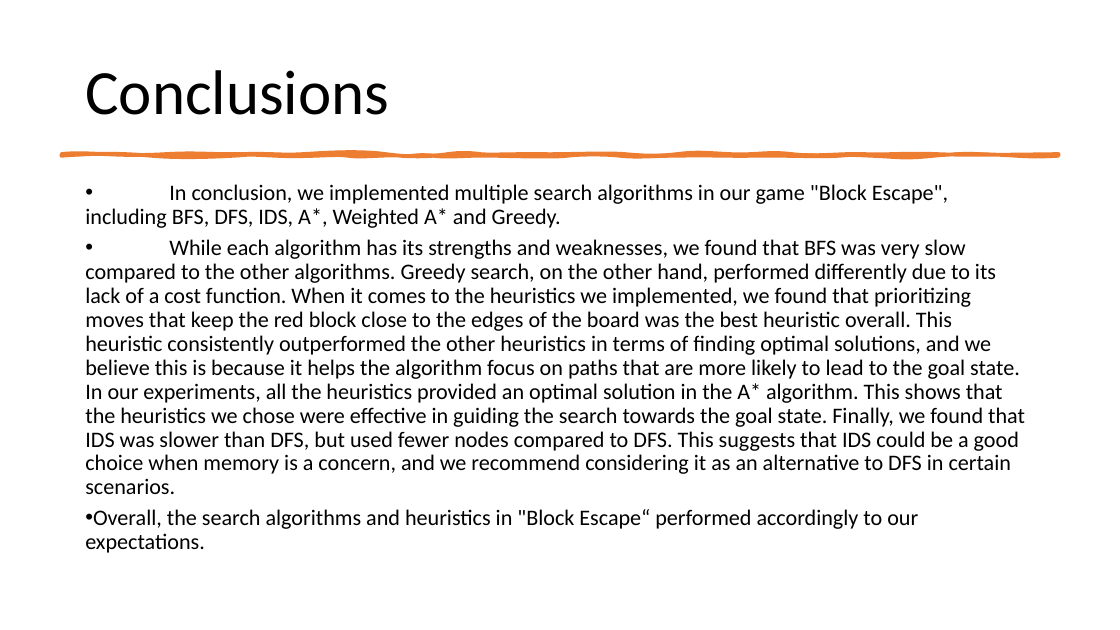
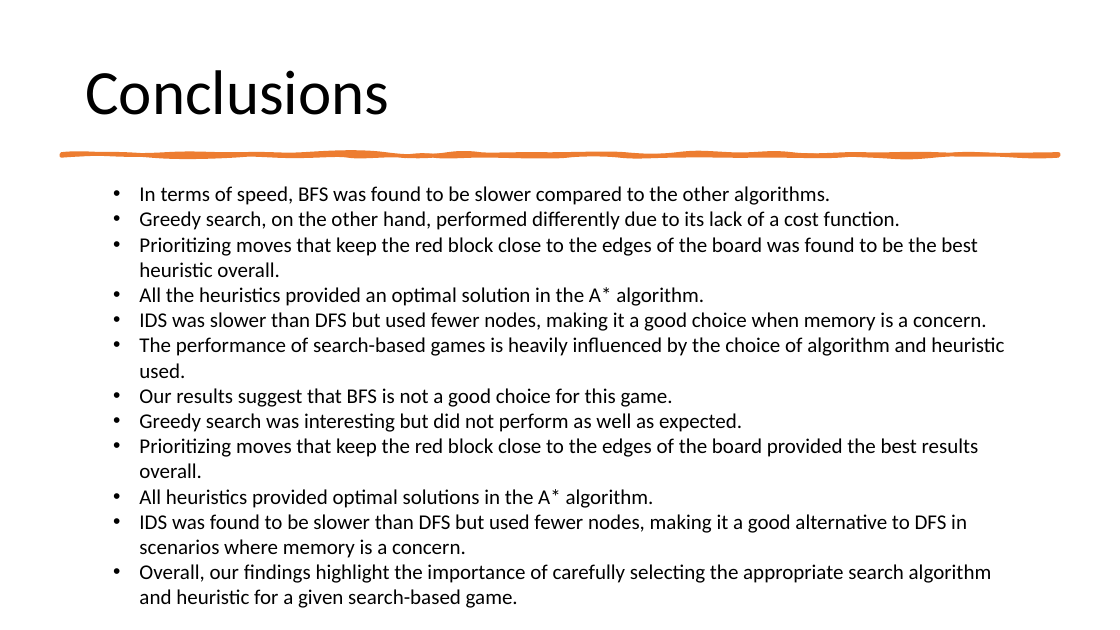
Before and after one commit to afs202005277/PuzzleSolverAI, a slide deck: slide 9 of Block Escape.pptx. Drawn at 1120x630 pixels with LibreOffice and Linux fonts; fonts in the diff are those of the drawing. Boxes give left, top, right and bottom in pixels: in the first picture for what was removed or moved away, otherwise in the second. Text is boxed around its words. In the diff, an @@ line names an element or a change of style, - is before the commit and + after.

Commit message:
Updated ppt

```diff
--- a/Block Escape.pptx
+++ b/Block Escape.pptx
@@ text at [139,186,1004,608]: text changed; size 19 to 18 pt @@
-• In conclusion, we implemented multiple search algorithms in our game "Block Escape", including BFS, DFS, IDS, A*, Weighted A* and Greedy.
-• While each algorithm has its strengths and weaknesses, we found that BFS was very slow compared to the other algorithms. Greedy search, on the other hand, performed differently due to its lack of a cost function. When it comes to the heuristics we implemented, we found that prioritizing moves that keep the red block close to the edges of the board was the best heuristic overall. This heuristic consistently outperformed the other heuristics in terms of finding optimal solutions, and we believe this is because it helps the algorithm focus on paths that are more likely to lead to the goal state. In our experiments, all the heuristics provided an optimal solution in the A* algorithm. This shows that the heuristics we chose were effective in guiding the search towards the goal state. Finally, we found that IDS was slower than DFS, but used fewer nodes compared to DFS. This suggests that IDS could be a good choice when memory is a concern, and we recommend considering it as an alternative to DFS in certain scenarios.
-• Overall, the search algorithms and heuristics in "Block Escape“ performed accordingly to our expectations.
+• In terms of speed, BFS was found to be slower compared to the other algorithms.
+• Greedy search, on the other hand, performed differently due to its lack of a cost function.
+• Prioritizing moves that keep the red block close to the edges of the board was found to be the best heuristic overall.
+• All the heuristics provided an optimal solution in the A* algorithm.
+• IDS was slower than DFS but used fewer nodes, making it a good choice when memory is a concern.
+• The performance of search-based games is heavily influenced by the choice of algorithm and heuristic used.
+• Our results suggest that BFS is not a good choice for this game.
+• Greedy search was interesting but did not perform as well as expected.
+• Prioritizing moves that keep the red block close to the edges of the board provided the best results overall.
+• All heuristics provided optimal solutions in the A* algorithm.
+• IDS was found to be slower than DFS but used fewer nodes, making it a good alternative to DFS in scenarios where memory is a concern.
+• Overall, our findings highlight the importance of carefully selecting the appropriate search algorithm and heuristic for a given search-based game.
```
Also in this commit, not shown: 4 other slides changed.
